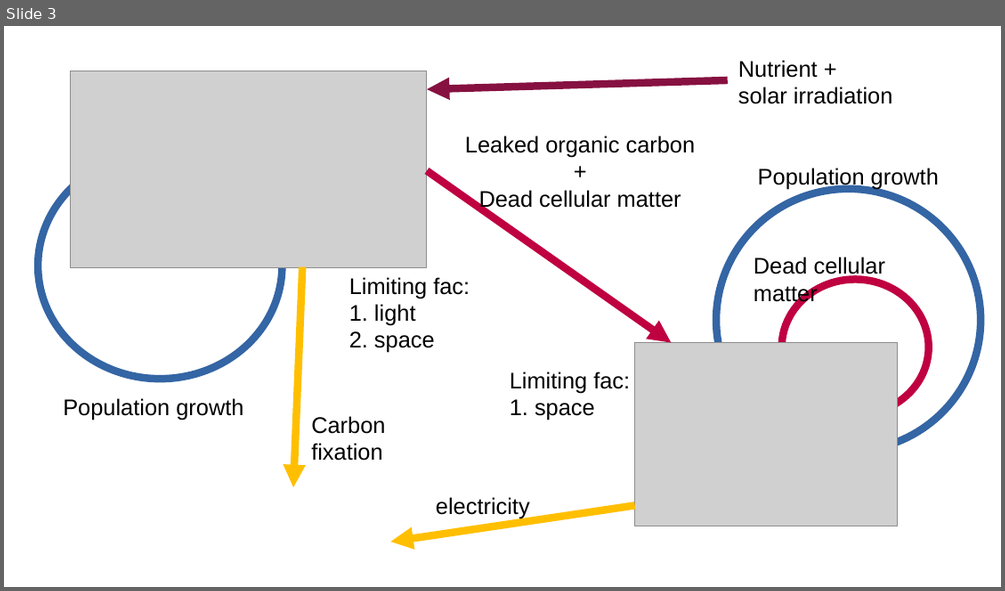
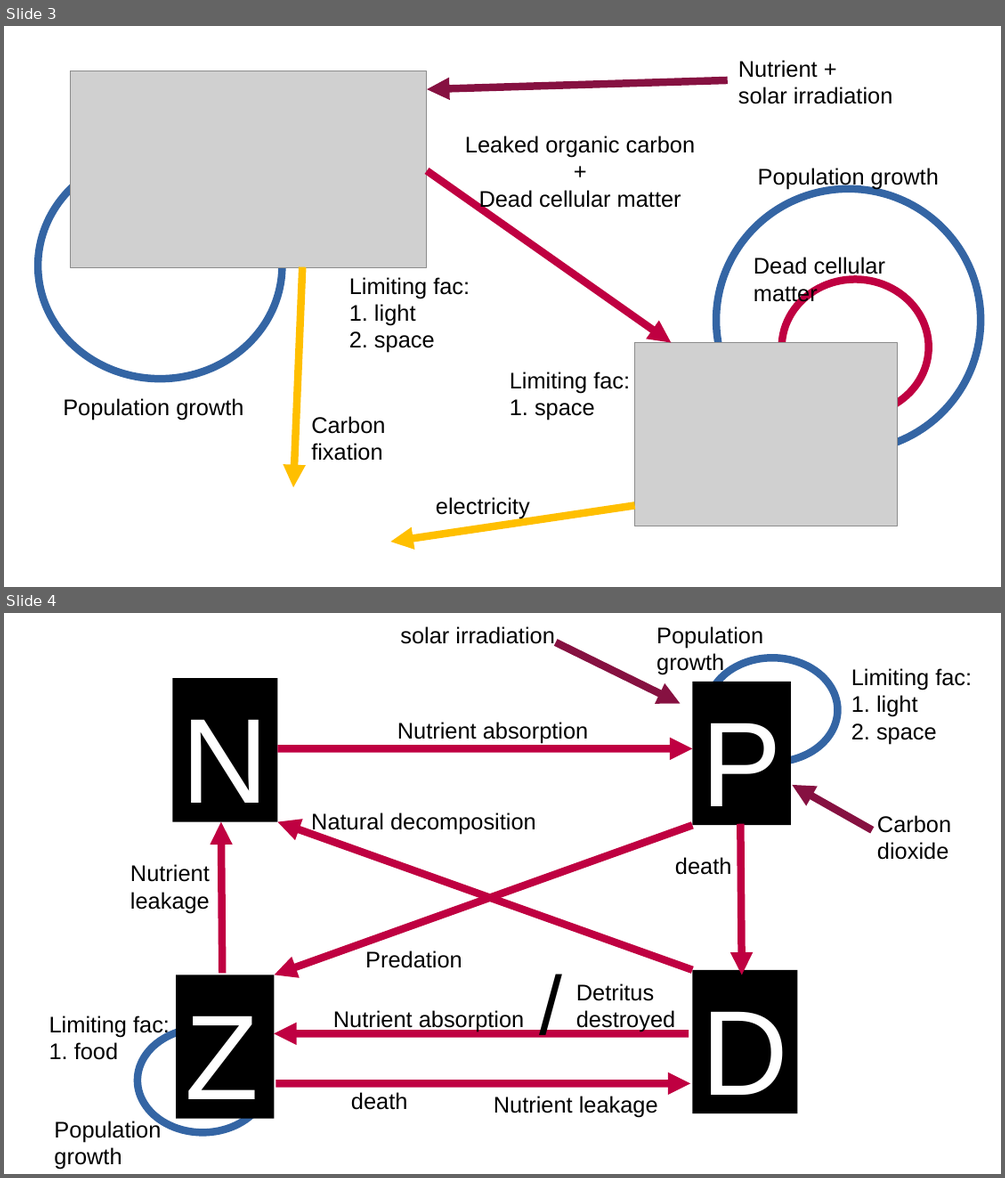
Before and after one commit to ph-u/PhyBac_C-Capture, a slide deck: sandbox/diagrams.odp. Shown one above the other, each under a label of ours: slide 3 before the commit, slides 3 and 4 after it. The pictures are 1005x591 and 1005x1178 pixels, drawn with LibreOffice and Linux fonts; fonts in the diff are those of the drawing; grey boxes stand for pictures. Boxes give left, top, right and bottom in pixels: in the first picture for what was removed or moved away, otherwise in the second. Text is boxed around its words. In the diff, an @@ line names an element or a change of style, - is before the commit and + after.

```diff
--- a/sandbox/diagrams.odp
+++ b/sandbox/diagrams.odp
@@ slide 4 added at bbox=[4, 613, 1001, 1174], background #FFFFFF @@
@@ text added at bbox=[400, 626, 554, 644], 18 pt, text #000000 @@
+solar irradiation
@@ text added at bbox=[656, 626, 763, 675], 18 pt, text #000000 @@
+Population
+growth
@@ arrow added from (556, 642) to (680, 704), #861141 6.01 pt @@
@@ ellipse added at bbox=[707, 658, 837, 763], outline #3465A4 6.01 pt @@
@@ rectangle added at bbox=[172, 678, 277, 822], fill #000000, 96 pt, text #FFFFFF @@
+N
@@ rectangle added at bbox=[692, 682, 791, 826], fill #000000, 96 pt, text #FFFFFF @@
+P
@@ text added at bbox=[851, 668, 971, 744], 18 pt, text #000000 @@
+Limiting fac:
+1. light
+2. space
@@ text added at bbox=[397, 722, 589, 744], 18 pt, text #000000 @@
+Nutrient absorption
@@ arrow added from (278, 748) to (692, 748), #BF0041 6.01 pt @@
@@ arrow added from (873, 830) to (792, 785), #861141 6.01 pt @@
@@ arrow added from (222, 973) to (221, 822), #BF0041 6.01 pt @@
@@ arrow added from (692, 826) to (275, 975), #BF0041 6.01 pt @@
@@ arrow added from (692, 970) to (278, 822), #BF0041 6.01 pt @@
@@ text added at bbox=[311, 812, 536, 835], 18 pt, text #000000 @@
+Natural decomposition
@@ arrow added from (740, 824) to (742, 975), #BF0041 6.01 pt @@
@@ text added at bbox=[877, 815, 951, 860], 18 pt, text #000000 @@
+Carbon
+dioxide
@@ text added at bbox=[130, 864, 210, 913], 18 pt, text #000000 @@
+Nutrient
+leakage
@@ text added at bbox=[675, 857, 732, 875], 18 pt, text #000000 @@
+death
@@ text added at bbox=[365, 950, 462, 968], 18 pt, text #000000 @@
+Predation
@@ text added at bbox=[531, 947, 571, 1048], 66 pt, text #000000 @@
+/
@@ rectangle added at bbox=[176, 975, 275, 1119], fill #000000, 96 pt, text #FFFFFF @@
+Z
@@ text added at bbox=[576, 983, 675, 1032], 18 pt, text #000000 @@
+Detritus
+destroyed
@@ rectangle added at bbox=[692, 970, 797, 1114], fill #000000, 96 pt, text #FFFFFF @@
+D
@@ text added at bbox=[333, 1010, 525, 1032], 18 pt, text #000000 @@
+Nutrient absorption
@@ text added at bbox=[49, 1015, 170, 1060], 18 pt, text #000000 @@
+Limiting fac:
+1. food
@@ ellipse added at bbox=[138, 1028, 268, 1132], outline #3465A4 6.01 pt @@
@@ arrow added from (688, 1034) to (274, 1034), #BF0041 6.01 pt @@
@@ arrow added from (275, 1083) to (690, 1083), #BF0041 6.01 pt @@
@@ text added at bbox=[351, 1092, 408, 1110], 18 pt, text #000000 @@
+death
@@ text added at bbox=[54, 1119, 161, 1169], 18 pt, text #000000 @@
+Population
+growth
@@ text added at bbox=[494, 1095, 658, 1118], 18 pt, text #000000 @@
+Nutrient leakage
```
Also in this commit, not shown: 1 slide changed, 4 other files.
